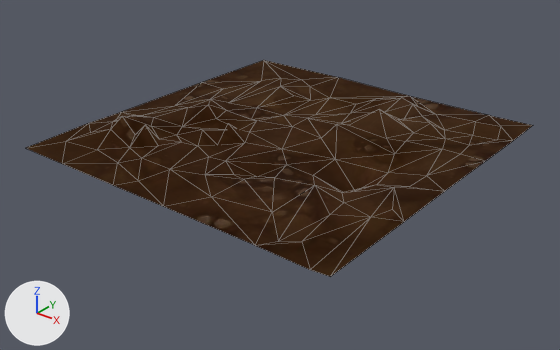
What one commit did to the FBX model Assets/Content/Models/Dungeon/Crystal/Ground/Ground_04.fbx.
Before and after are seen from a 50 mm lens placed at (2.45, -3.13, 1.72), pointed at (0.03, -0.1, -0.15). The axes (+X, +Y, +Z) are drawn at lower left. The lights are the same throughout. Mesh edges are drawn as thin lines. Where no turn or scale is listed for an object, it has been applied to the vertices.

In view in the first picture: 'Ground_01_с.004'.
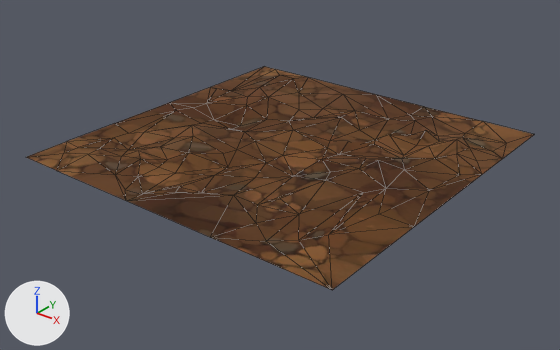
Location of each change, [x1, y1, x2, y2] in pixels of the pictures (560 x 350 px):
'Ground_01_с.004', surface changed, mesh rescaled: before [27, 60, 533, 277]; after [27, 67, 534, 290]

Edits to the bpy script that builds the scene:
```text
Add img_ground_png:
    img_ground_png = load_image('Ground.png', '../Texture_crystal/Wall_ground/Ground.png', 736, 736, 'sRGB')
Change mat_ground_01_с_001:
    mat_ground_01_с_001.texture: img_ground_01_jpg -> img_ground_png
Change me_mesh_149:
    where me_mesh_149.from_pydata(...)  # 131 vertices, 225 faces; spans x -1.0..1.0, y -1.0..1.0, z -0.09..0.14
    used by ob_ground_01_с_004; location = (0.0, 0.0, 0.0)
    me_mesh_149 part 1: the whole mesh is scaled about its middle by (-1, -1, 0.541), then moved by (0.03, -0.02, -0.03)
```
